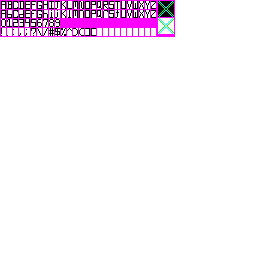
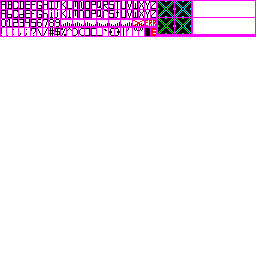
The second w=256, h=256 image is a revision of the first. Changes to its layers:
painted on "Background" over [61, 0, 256, 37]
